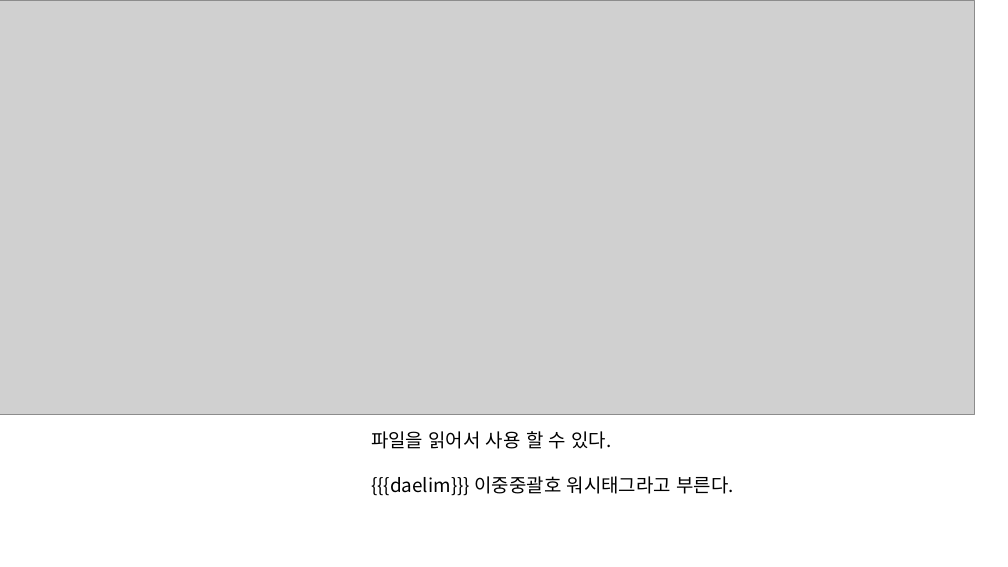
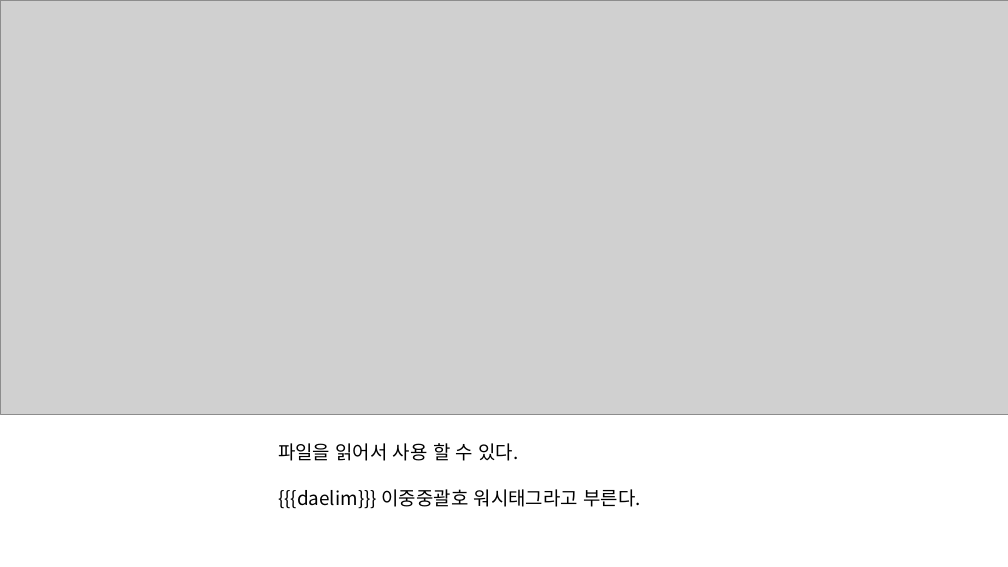
Before and after one commit to InseopEom/PHP2_201640125, a slide deck: slide 10 of 20190904_PHP2주차.pptx (slide 9 before the commit). Drawn at 1008x567 pixels with LibreOffice and Linux fonts; fonts in the diff are those of the drawing; grey boxes stand for pictures. Boxes give left, top, right and bottom in pixels: in the first picture for what was removed or moved away, otherwise in the second. Text is boxed around its words. In the diff, an @@ line names an element or a change of style, - is before the commit and + after.

```diff
--- a/20190904_PHP2주차.pptx
+++ b/20190904_PHP2주차.pptx
@@ picture: place and size @@
-picture at (0,0,975,414)
+picture at (0,0,1008,414)
@@ text "파일을 읽어서 사용 할 수 ...": place and size @@
-text "파일을 읽어서 사용 할 수 ..." at (371,431,733,496)
+text "파일을 읽어서 사용 할 수 ..." at (278,443,640,509)
```
Also in this commit, not shown: 8 other slides changed, 9 slides added, 9 slides removed, 1 other file.
